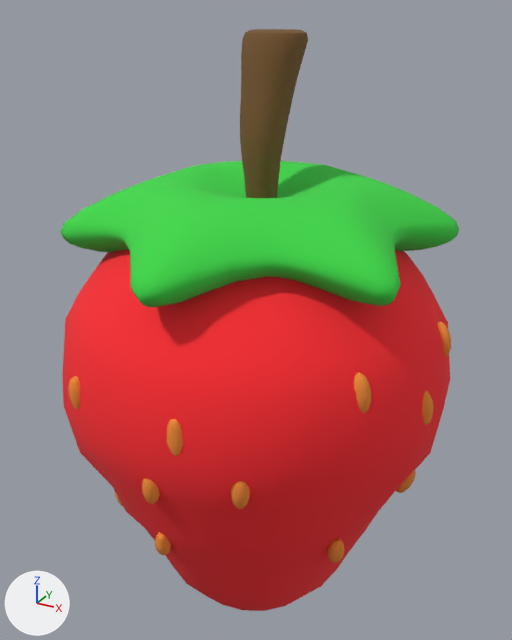
The FBX model assets/model/res/caomei/caomei.fbx as it was, and as the next commit left it.
Camera for both pictures: a 50 mm camera at (0.01019, -0.01888, 0.02051) aimed at (-0.00033, 0.00026, 0.01094). The axes (+X, +Y, +Z) are drawn at lower left. The lights are the same throughout. Where no turn or scale is listed for an object, it has been applied to the vertices.

Script lines for the objects in view, before the commit:
```python
me_mesh = bpy.data.meshes.new('Mesh')
me_mesh.from_pydata(...)  # 877 vertices, 848 faces; spans x -0.00542..0.00542, y -0.00623..0.00622, z -0.00166..0.00061
me_mesh.materials.append(mat_aistandardsurface6)  # green #3fd849
me_mesh_001 = bpy.data.meshes.new('Mesh.001')
me_mesh_001.from_pydata(...)  # 321 vertices, 320 faces; spans x -0.00635..0.00635, y -0.00648..0.00641, z -0.00764..0.00666
me_mesh_001.materials.append(mat_aistandardsurface5)  # red #fe2a31
me_mesh_002 = bpy.data.meshes.new('Mesh.002')
me_mesh_002.from_pydata(...)  # 241 vertices, 240 faces; spans x -0.00096..0.00096, y -0.00062..0.00174, z -0.0023..0.00262
me_mesh_002.materials.append(mat_aistandardsurface7)  # brown #785731
me_mesh_003 = bpy.data.meshes.new('Mesh.003')
me_mesh_003.from_pydata(...)  # 3623 vertices, 3636 faces; spans x -0.0063..0.0063, y -0.00644..0.00644, z -0.00374..0.00375
me_mesh_003.materials.append(mat_aistandardsurface8)  # orange #ef8c36
ob_pcylinder50 = bpy.data.objects.new('pCylinder50', me_mesh_002)
ob_pcylinder50.location = (0.0, 0.0, 0.01732)
ob_psphere13 = bpy.data.objects.new('pSphere13', me_mesh_001)
ob_psphere13.location = (-0.0001, -0.00013, 0.00758)
ob_psphere14 = bpy.data.objects.new('pSphere14', me_mesh)
ob_psphere14.location = (-0.00001, 0.0, 0.01516)
ob_psphere16 = bpy.data.objects.new('pSphere16', me_mesh_003)
ob_psphere16.location = (-0.0001, -0.00005, 0.00823)
```
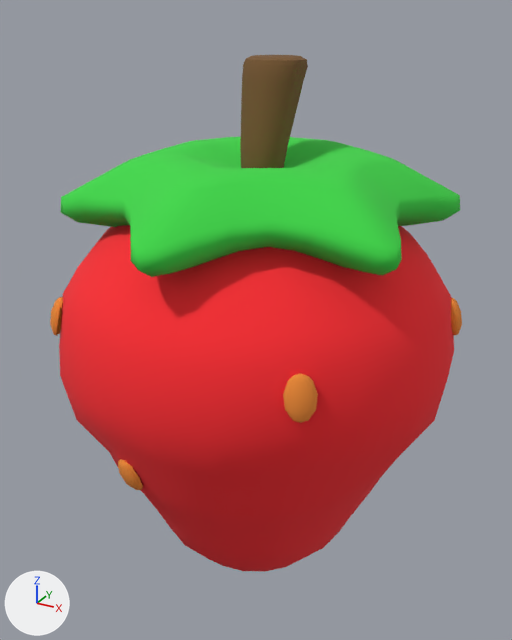
Changed parts and their boxes [x1, y1, x2, y2] in the pictures (512 x 640 px):
'pSphere13', mesh rescaled, moved
    before: [63, 250, 450, 611]
    after: [59, 225, 454, 572]
'pSphere14', moved
    before: [61, 161, 459, 307]
    after: [60, 137, 460, 277]
'pCylinder50', moved
    before: [240, 29, 308, 198]
    after: [240, 55, 308, 168]
'pSphere16', deleted (orange)
    before: [68, 321, 451, 563]
'group7_pasted__group_pasted__pasted__group6_pasted__pasted__pSphere16_pasted__pasted__polySurface21', added (orange)
    after: [50, 297, 462, 490]
    faces in mat_pasted__pasted__aistandardsurface10 (orange #ef8c36): [283, 373, 318, 423]
    faces in mat_pasted__pasted__aistandardsurface9 (orange #ef8c36): [118, 459, 143, 490]
    faces in mat_pasted__aistandardsurface10 (orange #ef8c36): [50, 297, 63, 336]
    faces in mat_aistandardsurface8 (orange #ef8c36): [451, 298, 462, 335]

Diff of the bpy script that builds the scene:
```diff
--- a/assets/model/res/caomei/caomei.fbx.py
+++ b/assets/model/res/caomei/caomei.fbx.py
@@ me_mesh_001 @@
 me_mesh_001.from_pydata(...)  # 321 vertices, 320 faces; spans x -0.00635..0.00635, y -0.00648..0.00641, z -0.00764..0.00666
+# me_mesh_001 part 1: the whole mesh is scaled about the mesh origin by (1, 1, 0.911)
 me_mesh_001.materials.append(mat_aistandardsurface5)
@@ ob_pcylinder50 @@
 ob_pcylinder50 = bpy.data.objects.new('pCylinder50', me_mesh_002)
-ob_pcylinder50.location = (0.0, 0.0, 0.01732)
+ob_pcylinder50.location = (0.00002, 0.0, 0.0166)
@@ ob_psphere13 @@
 ob_psphere13 = bpy.data.objects.new('pSphere13', me_mesh_001)
-ob_psphere13.location = (-0.0001, -0.00013, 0.00758)
+ob_psphere13.location = (-0.00009, -0.00013, 0.0088)
@@ ob_psphere14 @@
 ob_psphere14 = bpy.data.objects.new('pSphere14', me_mesh)
-ob_psphere14.location = (-0.00001, 0.0, 0.01516)
+ob_psphere14.location = (0.00001, 0.0, 0.01598)
@@ ob_psphere16 @@
-ob_psphere16 = bpy.data.objects.new('pSphere16', me_mesh_003)
@@ ob_group7_pasted__group_pasted__pasted__group6_pasted__pasted__psphere16_pasted__pasted__polysurface21 @@
+ob_group7_pasted__group_pasted__pasted__group6_pasted__pasted__psphere16_pasted__pasted__polysurface21 = bpy.data.objects.new('group7_pasted__group_pasted__pasted__group6_pasted__pasted__pSphere16_pasted__pasted__polySurface21', me_mesh_003_1)  # 530 vertices, 574 faces; spans x -0.00613..0.00613, y -0.0058..0.00581, z -0.00258..0.00258; in mat_pasted__pasted__aistandardsurface8 (orange #ef8c36), mat_pasted__aistandardsurface9 (orange #ef8c36), mat_pasted__aistandardsurface8 (orange #ef8c36), mat_pasted__aistandardsurface10 (orange #ef8c36), mat_pasted__pasted__aistandardsurface9 (orange #ef8c36), mat_aistandardsurface8 (orange #ef8c36), mat_pasted__pasted__aistandardsurface10 (orange #ef8c36)
+ob_group7_pasted__group_pasted__pasted__group6_pasted__pasted__psphere16_pasted__pasted__polysurface21.location = (-0.00004, 0.0002, 0.00978)
```
